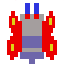
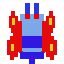
Revision of a layered 64 x 64 image; what changed, layer by layer:
painted on "wing2 copy" over [7, 11, 23, 60]
painted on "wing2" over [41, 11, 57, 60]
painted on "body" over [20, 14, 44, 64]
